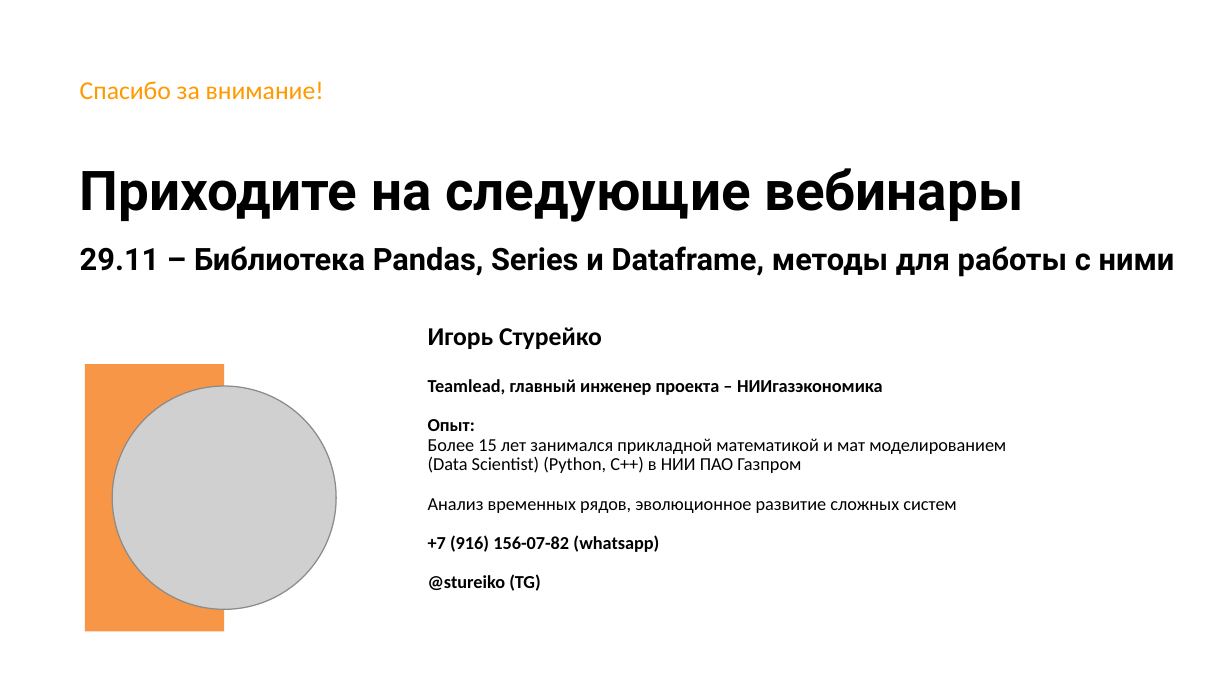
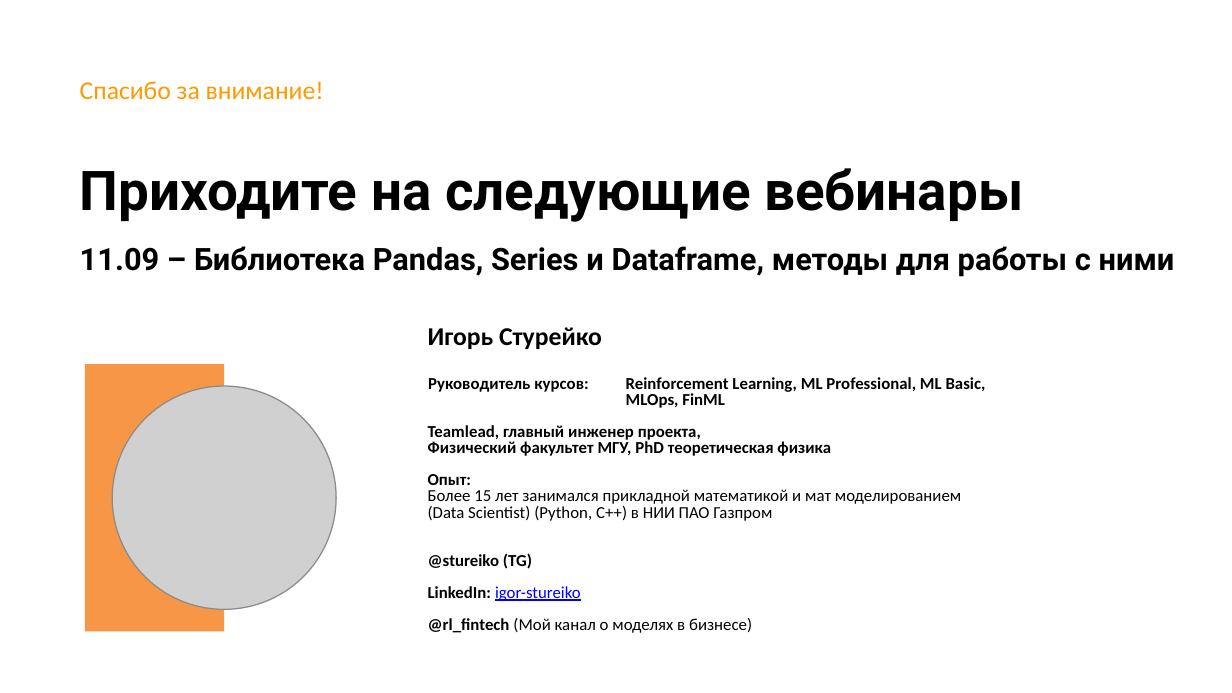
Before and after one commit to stureiko/Otus_lectures, a slide deck: slide 27 of Python/21_NumPy/Presentation/21_Библиотека_Numpy.pptx. Drawn at 1232x693 pixels with LibreOffice and Linux fonts; fonts in the diff are those of the drawing; grey boxes stand for pictures; background and template pictures are left out. Boxes give left, top, right and bottom in pixels: in the first picture for what was removed or moved away, otherwise in the second. Text is boxed around its words. In the diff, an @@ line names an element or a change of style, - is before the commit and + after.

```diff
--- a/Python/21_NumPy/Presentation/21_Библиотека_Numpy.pptx
+++ b/Python/21_NumPy/Presentation/21_Библиотека_Numpy.pptx
@@ title at bbox=[80, 168, 1175, 277]: text changed @@
-Приходите на следующие вебинары
-29.11 – Библиотека Pandas, Series и Dataframe, методы для работы с ними
+Приходите на следующие вебинары
+11.09 – Библиотека Pandas, Series и Dataframe, методы для работы с ними
@@ text at bbox=[428, 377, 986, 456]: text changed; size 10.6 to 9.8 pt @@
-Teamlead, главный инженер проекта – НИИгазэкономика
+Руководитель курсов: Reinforcement Learning, ML Professional, ML Basic,
+MLOps, FinML
+Teamlead, главный инженер проекта,
+Физический факультет МГУ, PhD теоретическая физика
@@ text at bbox=[428, 474, 961, 569]: size 10.6 to 9.8 pt in "Опыт:", "Более 15 лет занимался прикладной математикой и ...", "(Data Scientist) (Python, С++) в НИИ ПАО ...", "@stureiko (TG)"; line spacing 0.9 to 0.8 @@
@@ text at bbox=[428, 498, 957, 552]: paragraphs removed @@
-Анализ временных рядов, эволюционное развитие сложных систем
-+7 (916) 156-07-82 (whatsapp)
@@ text at bbox=[428, 586, 752, 633]: paragraphs added @@
+LinkedIn: igor-stureiko
+@rl_fintech (Мой канал о моделях в бизнесе)
```
Also in this commit, not shown: 1 other slide changed, 10 other files.
